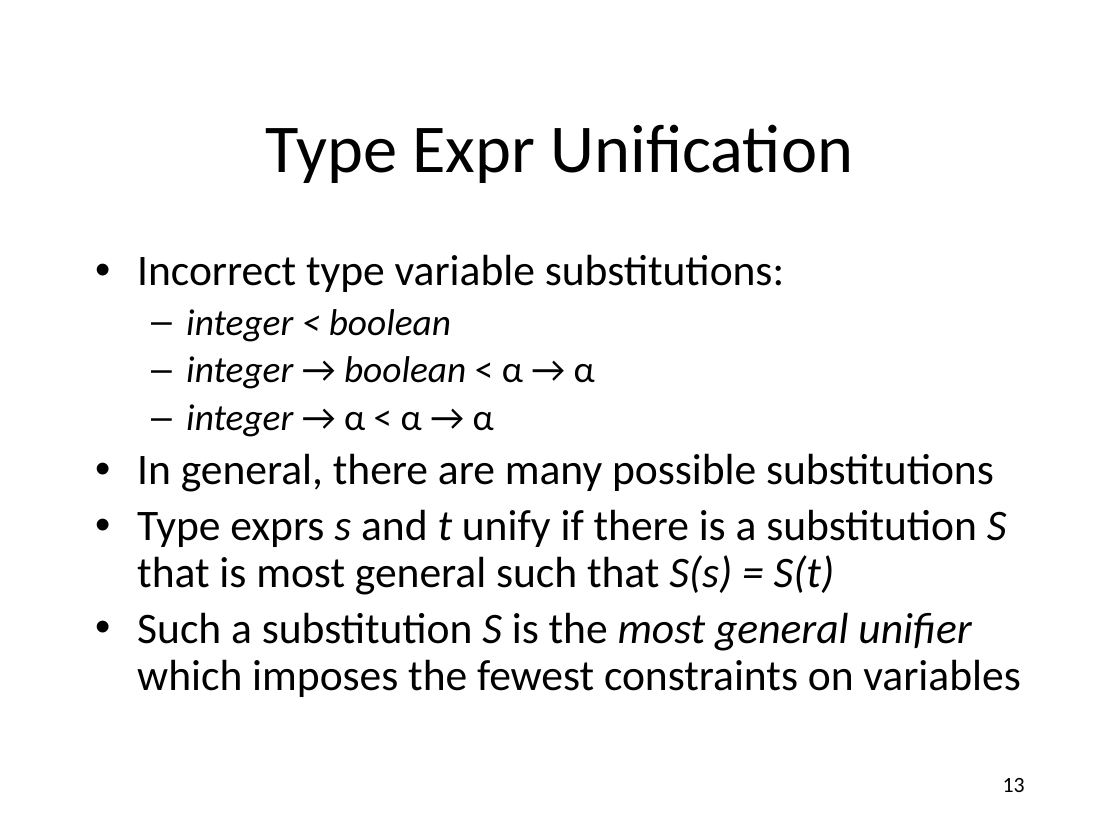
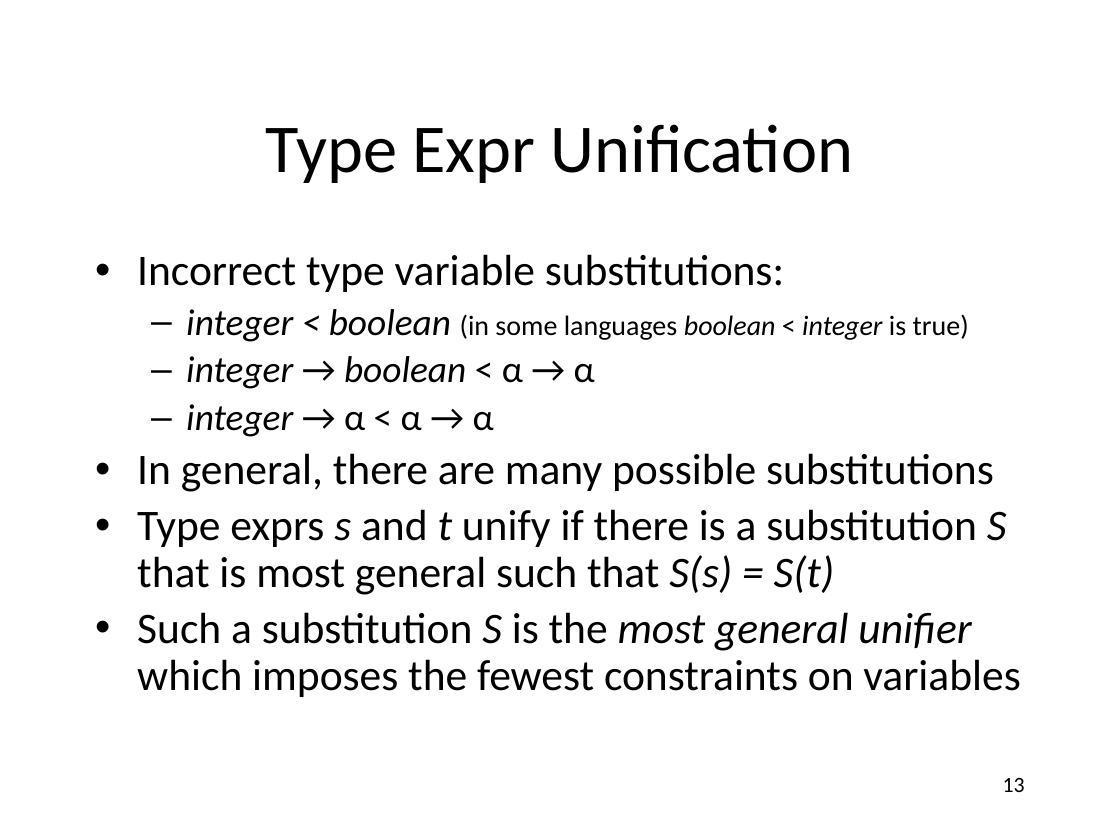
Before and after one commit to anoopsarkar/compilers-class, a slide deck: slide 13 of assets/ppt/semantics/types.pptx. Drawn at 1120x840 pixels with LibreOffice and Linux fonts; fonts in the diff are those of the drawing. Boxes give left, top, right and bottom in pixels: in the first picture for what was removed or moved away, otherwise in the second. Text is boxed around its words. In the diff, an @@ line names an element or a change of style, - is before the commit and + after.

```diff
--- a/assets/ppt/semantics/types.pptx
+++ b/assets/ppt/semantics/types.pptx
@@ text at <box>186,309,969,342</box>: text changed; size 24 to 18 pt @@
-  – integer < boolean
+  – integer < boolean (in some languages boolean < integer is true)
```
Also in this commit, not shown: 5 other slides changed, 2 other files.
